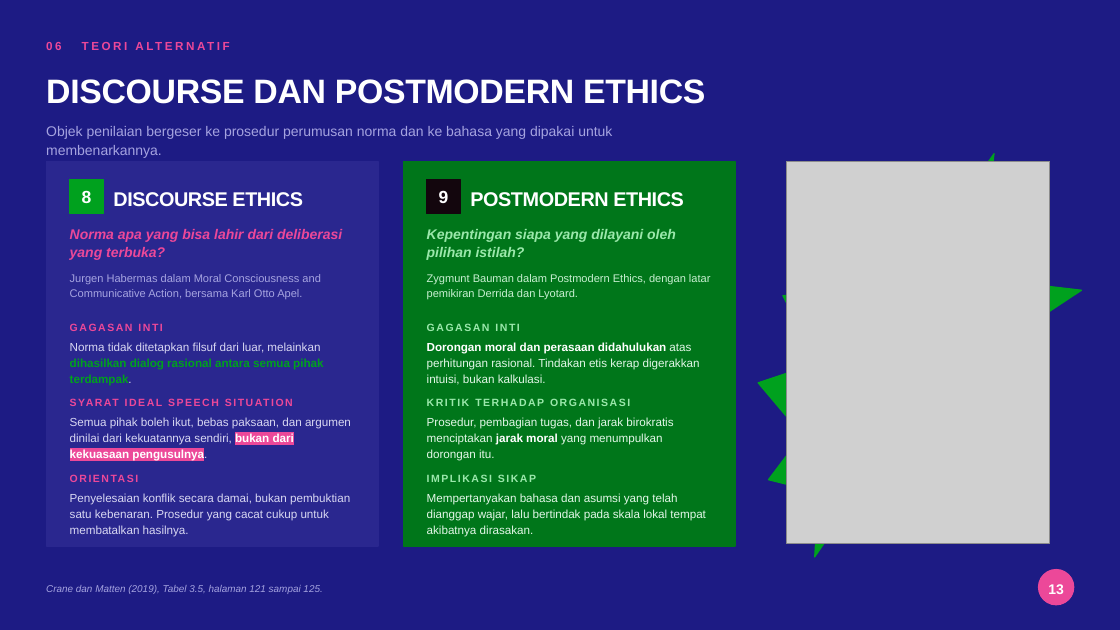
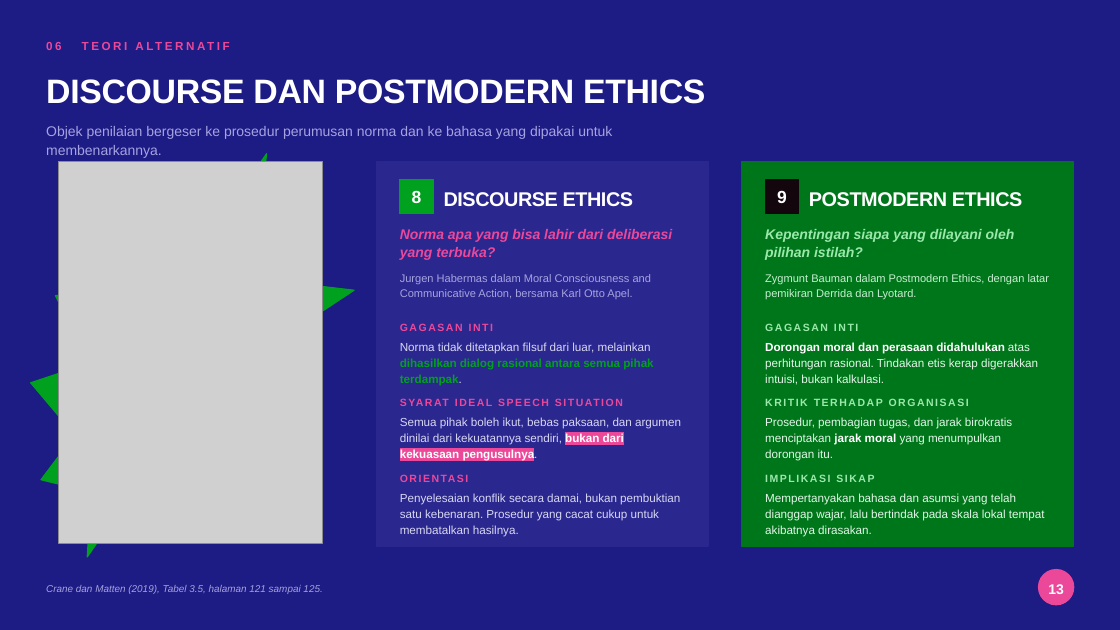
Before and after one commit to aslihabnuri/Dom-Manipulation, a slide deck: slide 13 of business-ethics/WOW-Business-Ethics-Hilirisasi-Nikel.pptx. Drawn at 1120x630 pixels with LibreOffice and Linux fonts; fonts in the diff are those of the drawing; grey boxes stand for pictures; background and template pictures are left out. Boxes give left, top, right and bottom in pixels: in the first picture for what was removed or moved away, otherwise in the second. Text is boxed around its words. In the diff, an @@ line names an element or a change of style, - is before the commit and + after.

```diff
--- a/business-ethics/WOW-Business-Ethics-Hilirisasi-Nikel.pptx
+++ b/business-ethics/WOW-Business-Ethics-Hilirisasi-Nikel.pptx
@@ irregular seal moved from (x1=744, y1=135, x2=1093, y2=578) to (x1=16, y1=135, x2=365, y2=578) @@
@@ picture moved from (x1=786, y1=161, x2=1050, y2=544) to (x1=59, y1=161, x2=323, y2=544) @@
@@ 10 texts, 2 rectangles moved together from (x1=46, y1=161, x2=378, y2=546) to (x1=376, y1=161, x2=708, y2=546) @@
@@ 10 texts, 2 rectangles moved together from (x1=403, y1=161, x2=735, y2=546) to (x1=742, y1=161, x2=1074, y2=546) @@
```
Also in this commit, not shown: 9 other slides changed, 1 other file.
